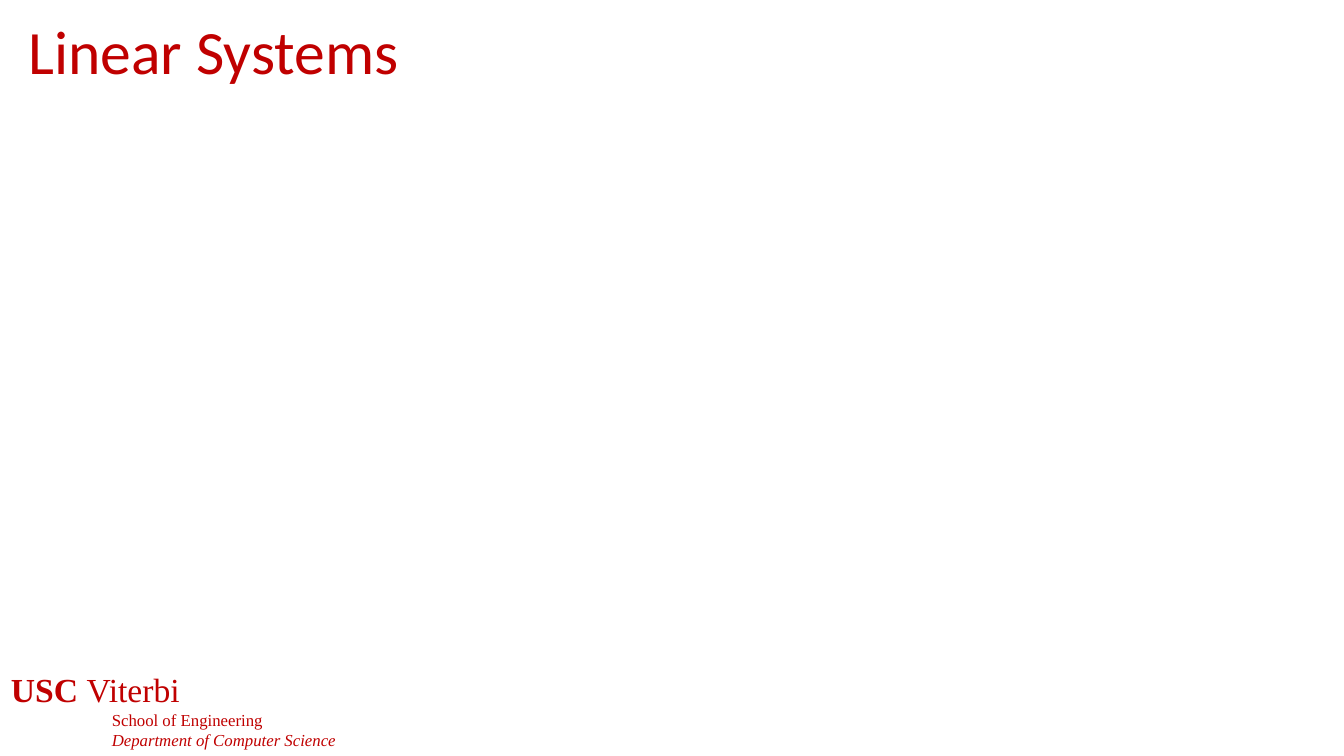
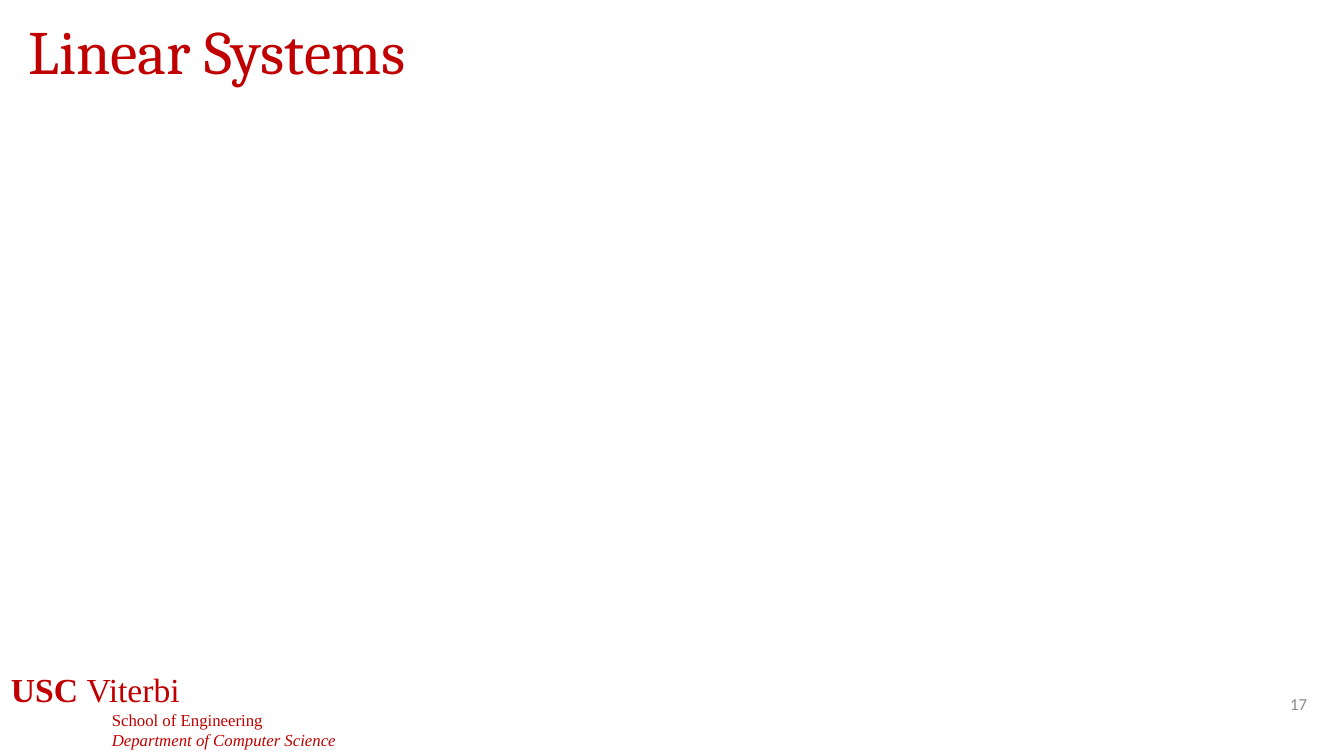
Before and after one commit to jdeshmukh/jdeshmukh.github.io, a slide deck: slide 17 of teaching/cs513-autocps-fall-2026/slides/DynamicalSystems.pptx. Drawn at 1344x756 pixels with LibreOffice and Linux fonts; fonts in the diff are those of the drawing; grey boxes stand for pictures; background and template pictures are left out. Boxes give left, top, right and bottom in pixels: in the first picture for what was removed or moved away, otherwise in the second. Text is boxed around its words. In the diff, an @@ line names an element or a change of style, - is before the commit and + after.

```diff
--- a/teaching/cs513-autocps-fall-2026/slides/DynamicalSystems.pptx
+++ b/teaching/cs513-autocps-fall-2026/slides/DynamicalSystems.pptx
@@ title "Linear Systems" at bbox=[28, 32, 406, 88]: font Calibri to Cambria @@
@@ page number added at bbox=[1290, 699, 1307, 710], 12 pt, text #8C8C8C @@
+17
```
Also in this commit, not shown: 25 other slides changed, 3 other files.
